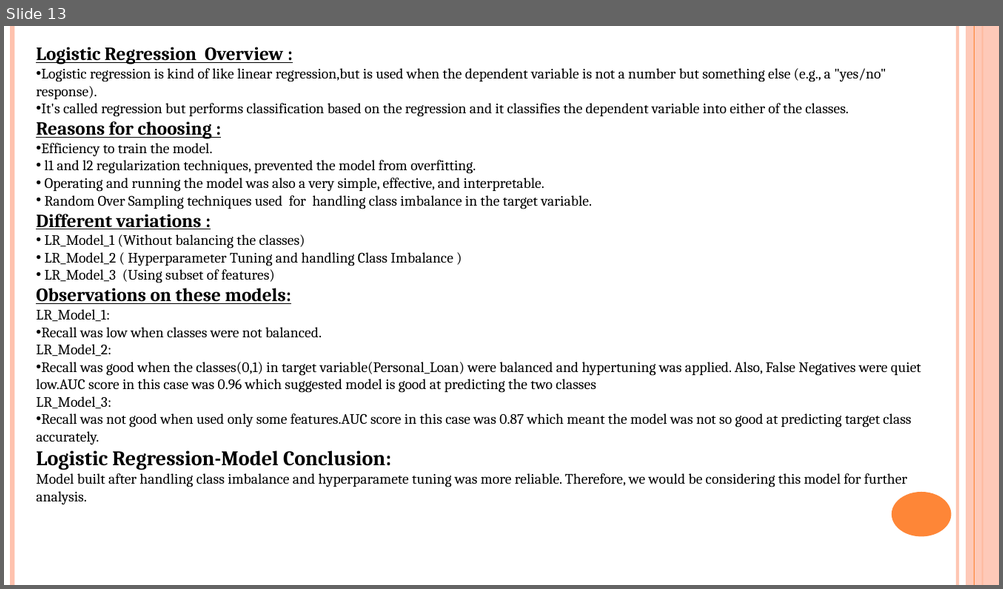
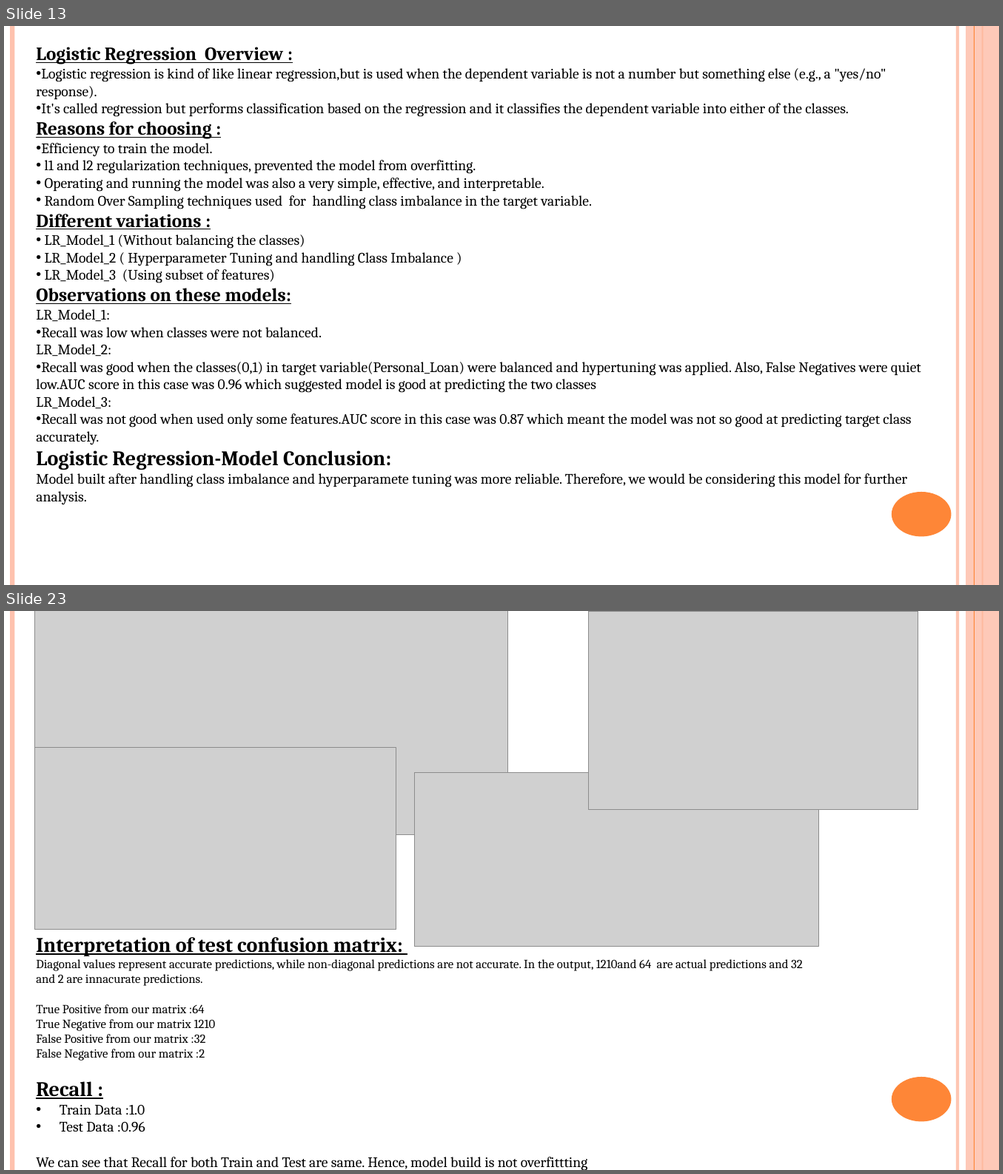
Before and after one commit to sachniv1023/final_project, a slide deck: Personal loan Campaign.pptx. Shown one above the other, each under a label of ours: slide 13 before the commit, slides 13 and 23 after it; the slides between them are not shown. The pictures are 1003x589 and 1003x1174 pixels, drawn with LibreOffice and Linux fonts; fonts in the diff are those of the drawing; grey boxes stand for pictures. Boxes give left, top, right and bottom in pixels: in the first picture for what was removed or moved away, otherwise in the second. Text is boxed around its words. In the diff, an @@ line names an element or a change of style, - is before the commit and + after.

```diff
--- a/Personal loan Campaign.pptx
+++ b/Personal loan Campaign.pptx
@@ slide 23 added at box(4, 611, 999, 1170), background #FFFFFF; not listed: 6 template elements that a slide beside it also shows @@
@@ picture added at box(34, 611, 507, 834) @@
@@ picture added at box(588, 611, 918, 810) @@
@@ picture added at box(34, 748, 395, 930) @@
@@ picture added at box(415, 773, 819, 947) @@
@@ text added at box(36, 937, 802, 1170), 12 pt, text #000000 @@
+Interpretation of test confusion matrix:
+Diagonal values represent accurate predictions, while non-diagonal predictions are not accurate. In the output, 1210and 64 are actual predictions and 32 and 2 are innacurate predictions.
+True Positive from our matrix :64
+True Negative from our matrix 1210
+False Positive from our matrix :32
+False Negative from our matrix :2
+Recall :
+• Train Data :1.0
+• Test Data :0.96
+We can see that Recall for both Train and Test are same. Hence, model build is not overfittting
```
Also in this commit, not shown: 5 slides changed, 7 other slides added, 2 slides removed, 1 other file.
